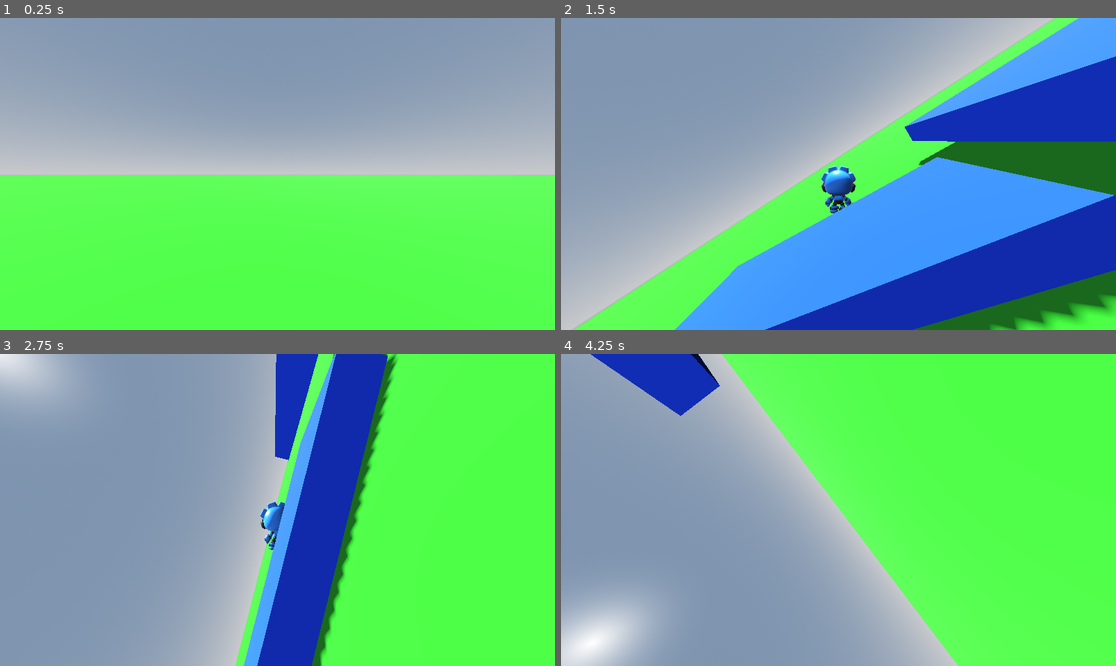
Above: before the commit, frames 1-4 (two rows, left to right).
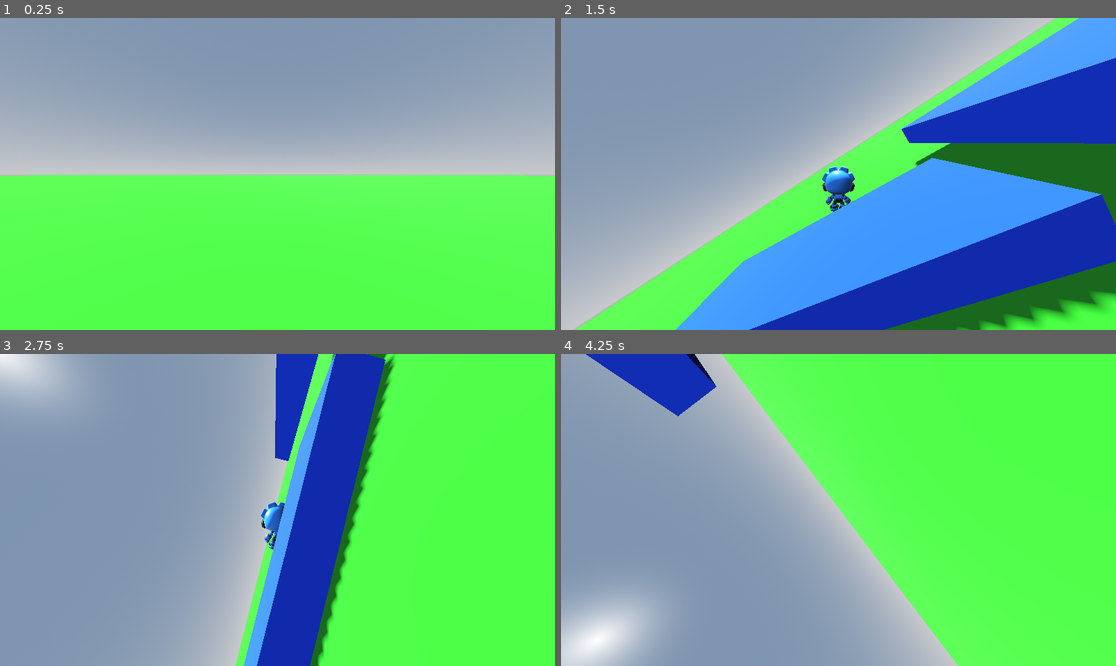
Above: after the commit, the same moments.

Repository: danielathome19/Game-Design-II
Game: Godot game, scene res://scene_3d.tscn
Two runs of this game, one before a commit and one after it. Both use one fixed random seed, a clock stepped at 60 frames per second and the inputs below. The project has no main scene, so this scene is started directly.
Inputs (mouse positions are in pixels of both pictures, inside the frame that each line leads up to):
- Up to frame 1 (0.25 s): no input
- Up to frame 2 (1.5 s): tap Enter (ui_accept) at 0.5, 0.77 s; move the mouse to (866, 174) at 0.52 s; hold Shift (sprint, bound only after the commit) 0.53-1.28 s; hold Home (rot_up) from 0.53 s (still down); move the mouse to (810, 174) at 1.27 s; tap V (change_camera) at 1.35 s
- Up to frame 3 (2.75 s): keep holding Home (rot_up); tap Enter (ui_accept) at 1.52 s; tap Shift (sprint, bound only after the commit) at 1.55 s; move the mouse to (288, 503) at 2.02 s; hold Shift (sprint, bound only after the commit) from 2.03 s (still down)
- Up to frame 4 (4.25 s): keep holding Home (rot_up); move the mouse to (832, 516) at 2.77 s; release Shift (sprint, bound only after the commit) at 2.78 s; tap Shift (sprint, bound only after the commit) at 2.85 s; tap Enter (ui_accept) at 3.02, 3.77 s; move the mouse to (877, 513) at 3.52 s; hold Shift (sprint, bound only after the commit) from 3.53 s (still down); tap V (change_camera) at 3.6 s

The runs differ from the first frame. In frame 1, less than 0.1% of the frame differs, in the area x 5-95%, y 50-51%; in frame 2, 4.7%, in the area x 2-100%, y 0-100%; in frame 3, 1.2%; in frame 4, 0.3%.

Commit message:
Update 2/13

Diff:
--- a/player3d.gd
+++ b/player3d.gd
@@ -1,7 +1,10 @@
 extends CharacterBody3D
 
 
-const SPEED = 5.0
+const WALK_SPEED = 5.0
+const SPRINT_SPEED = 8.5
+var SPEED = WALK_SPEED
+
 const JUMP_VELOCITY = 4.5
 
 # Get the gravity from the project settings to be synced with RigidBody nodes.
@@ -13,8 +16,15 @@
 @onready var camera_pos = camera.position
 var first_person = true
 
+@onready var BASE_FOV = camera.fov  # 75
+var FOV_CHANGE = 1.0
+
 @onready var model = $gobot
 @onready var animator = $gobot/AnimationPlayer
+
+const BOB_FREQ = 2.4
+const BOB_AMP = 0.08
+var t_bob = 0.0
 
 func _physics_process(delta):
 	# Add the gravity.
@@ -25,12 +35,22 @@
 	if Input.is_action_just_pressed("ui_accept") and is_on_floor():
 		velocity.y = JUMP_VELOCITY
 
+	if Input.is_action_pressed("sprint"):
+		SPEED = SPRINT_SPEED
+		FOV_CHANGE = 2.0
+	else:
+		SPEED = WALK_SPEED
+		FOV_CHANGE = 1.0
+
 	# Get the input direction and handle the movement/deceleration.
 	# As good practice, you should replace UI actions with custom gameplay actions.
 	var input_dir = Input.get_vector("ui_left", "ui_right", "ui_up", "ui_down")
 	var direction = (transform.basis * Vector3(input_dir.x, 0, input_dir.y)).normalized()
 	if direction:
-		animator.play("Walk")
+		if SPEED == WALK_SPEED:
+			animator.play("Walk")
+		else:
+			animator.play("Run")
 		velocity.x = direction.x * SPEED
 		velocity.z = direction.z * SPEED
 	else:
@@ -53,8 +73,21 @@
 		self.rotation.x += rotate_dir.x / 100.0
 		self.rotation.z += rotate_dir.y / 100.0
 
+	var velocity_clamped = clamp(velocity.length(), 0.5, SPEED * 2)
+	var target_fov = BASE_FOV + FOV_CHANGE * velocity_clamped
+	camera.fov = lerp(camera.fov, target_fov, delta * 8.0)
+
+	t_bob += delta * velocity.length() * float(is_on_floor())
+	camera.transform.origin = headbob(t_bob)
+
 	move_and_slide()
 
+
+func headbob(time):
+	var pos = Vector3.ZERO
+	pos.x = cos(time * BOB_FREQ / 2) * BOB_AMP
+	pos.y = sin(time * BOB_FREQ) * BOB_AMP
+	return pos
 
 func toggle_camera_parent():
 	var parent = "Head"
--- a/project.godot
+++ b/project.godot
@@ -73,6 +73,11 @@
 "events": [Object(InputEventKey,"resource_local_to_scene":false,"resource_name":"","device":-1,"window_id":0,"alt_press …(182 unchanged characters)…
 ]
 }
+sprint={
+"deadzone": 0.5,
+"events": [Object(InputEventKey,"resource_local_to_scene":false,"resource_name":"","device":-1,"window_id":0,"alt_pressed":false,"shift_pressed":false,"ctrl_pressed":false,"meta_pressed":false,"pressed":false,"keycode":0,"physical_keycode":4194325,"key_label":0,"unicode":0,"echo":false,"script":null)
+]
+}
 
 [rendering]
 
